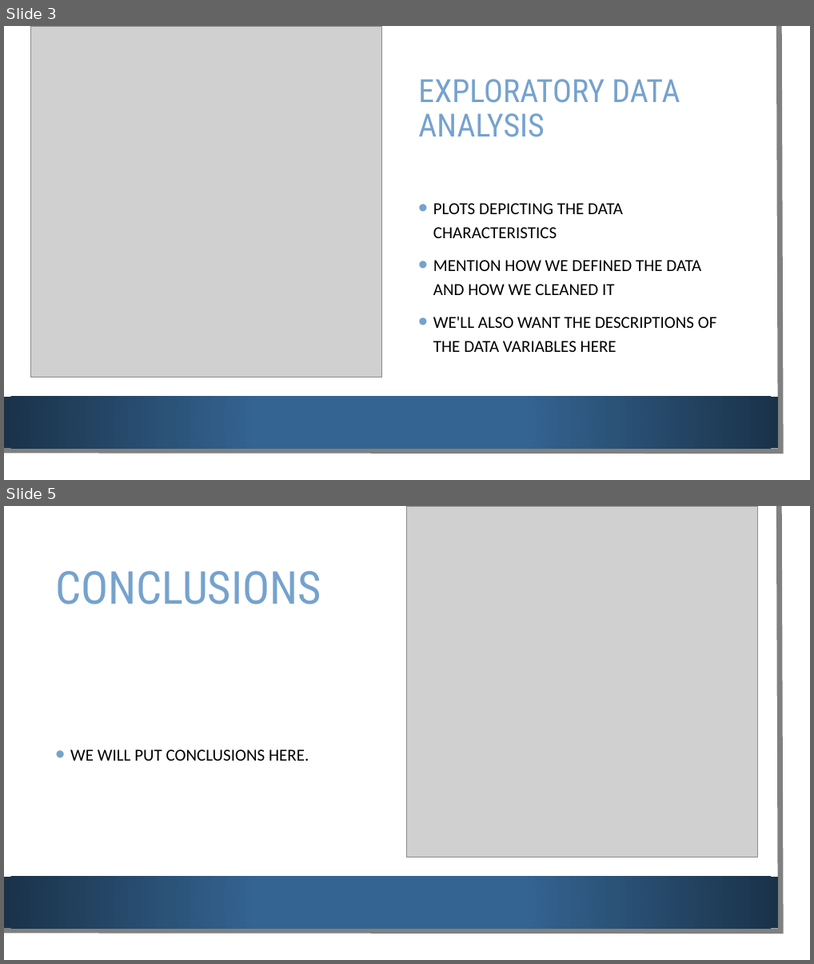
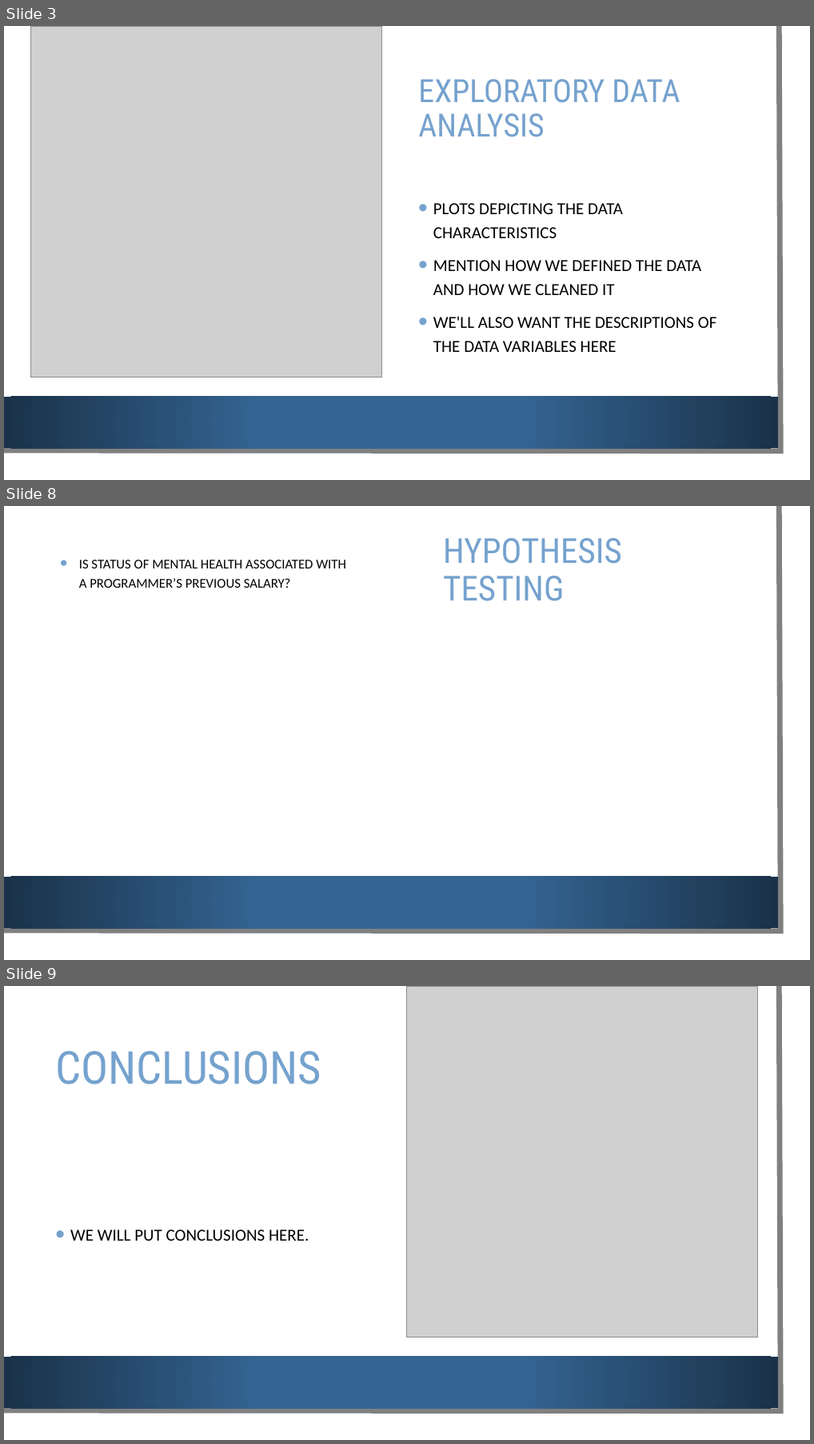
Before and after one commit to NemaPuthanveetil/DATS6101-Team-Global-Project, a slide deck: Presentation for Data Science 101.pptx. Shown one above the other, each under a label of ours: slides 3 and 5 before the commit, slides 3, 8 and 9 after it; the slides between them are not shown. The pictures are 814x964 and 814x1444 pixels, drawn with LibreOffice and Linux fonts; fonts in the diff are those of the drawing; grey boxes stand for pictures; background and template pictures are left out. Boxes give left, top, right and bottom in pixels: in the first picture for what was removed or moved away, otherwise in the second. Text is boxed around its words. In the diff, an @@ line names an element or a change of style, - is before the commit and + after.

```diff
--- a/Presentation for Data Science 101.pptx
+++ b/Presentation for Data Science 101.pptx
@@ slide 8 added at <box>4,506,810,960</box>, background picture (left out); not listed: 3 template elements that a slide beside it also shows @@
@@ title added at <box>443,538,622,601</box>, 41 pt, text #75A2CE @@
+HYPOTHESIS TESTING
@@ text added at <box>79,560,346,588</box>, 16 pt, text #000000 @@
+• IS STATUS OF MENTAL HEALTH ASSOCIATED WITH A PROGRAMMER’S PREVIOUS SALARY?
@@ what was slide 5 is now slide 9 @@
```
Also in this commit, not shown: 5 other slides added, 2 slides removed.
